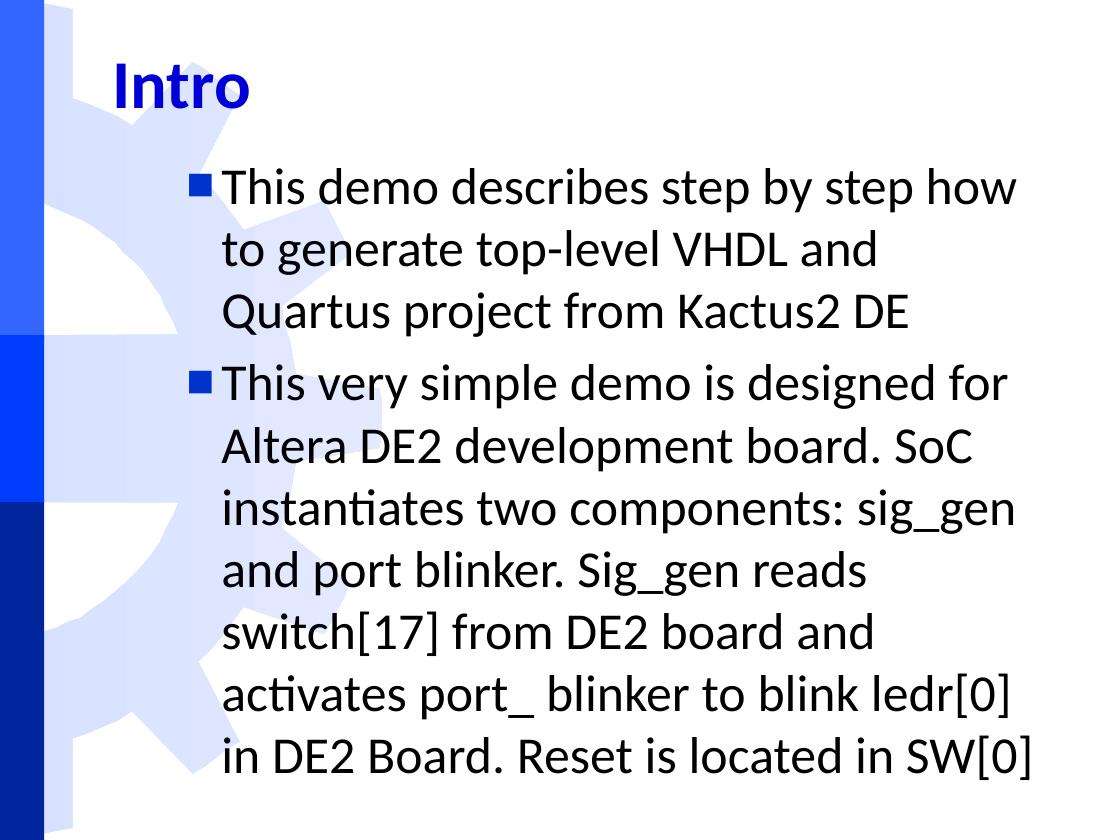
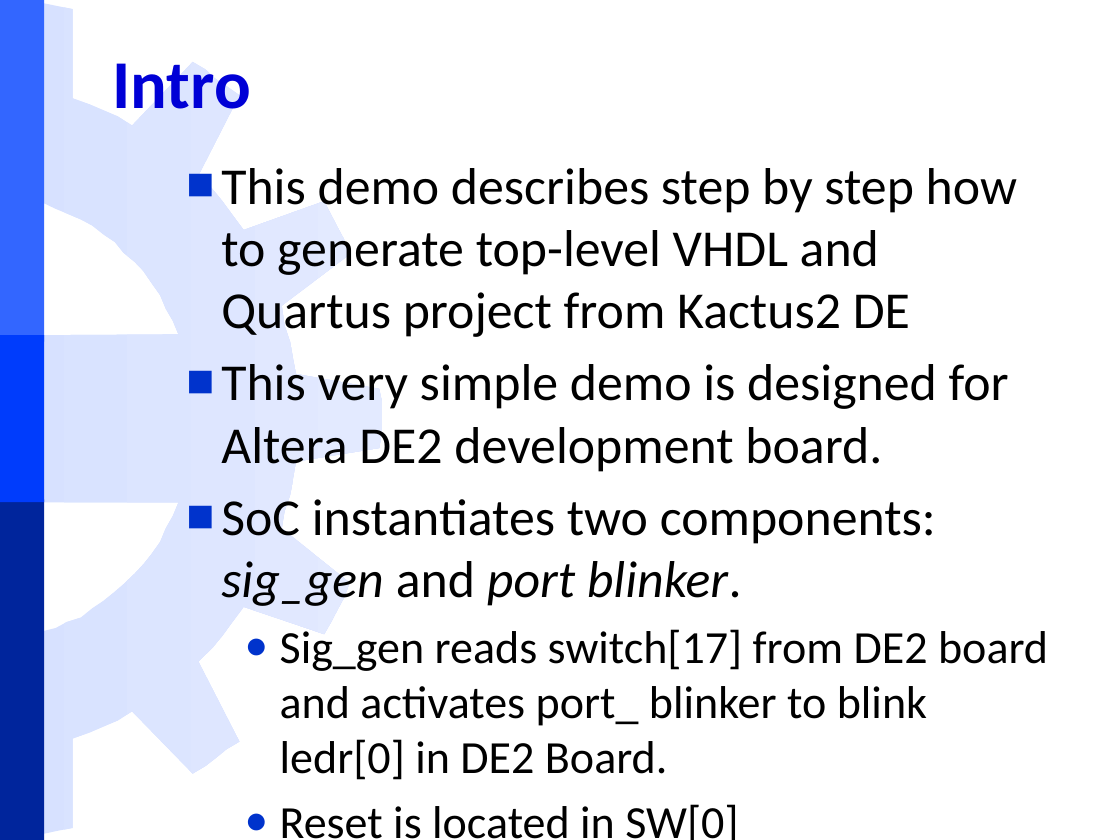
Before and after one commit to freecores/funbase_ip_library, a slide deck: slide 2 of TUT/soc/altera_de_II_demo/1.0/doc/Altera DE 2 demo instructions for Kactus 2.pptx. Drawn at 1120x840 pixels with LibreOffice and Linux fonts; fonts in the diff are those of the drawing; background and template pictures are left out. Boxes give left, top, right and bottom in pixels: in the first picture for what was removed or moved away, otherwise in the second. Text is boxed around its words. In the diff, an @@ line names an element or a change of style, - is before the commit and + after.

```diff
--- a/TUT/soc/altera_de_II_demo/1.0/doc/Altera DE 2 demo instructions for Kactus 2.pptx
+++ b/TUT/soc/altera_de_II_demo/1.0/doc/Altera DE 2 demo instructions for Kactus 2.pptx
@@ text at <box>221,364,1048,780</box>: text changed @@
-■ This very simple demo is designed for Altera DE2 development board. SoC instantiates two components: sig_gen and port blinker. Sig_gen reads switch[17] from DE2 board and activates port_ blinker to blink ledr[0] in DE2 Board. Reset is located in SW[0]
+■ This very simple demo is designed for Altera DE2 development board.
+■ SoC instantiates two components: sig_gen and port blinker.
+  ● Sig_gen reads switch[17] from DE2 board and activates port_ blinker to blink ledr[0] in DE2 Board.
+  ● Reset is located in SW[0]
```
Also in this commit, not shown: 1 other slide changed.
